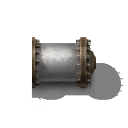
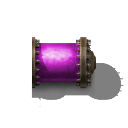
Before/after of a 128x128 layered artwork. What changed in the layer stack:
pixels changed over (34, 39, 81, 83) (layer not identified)
